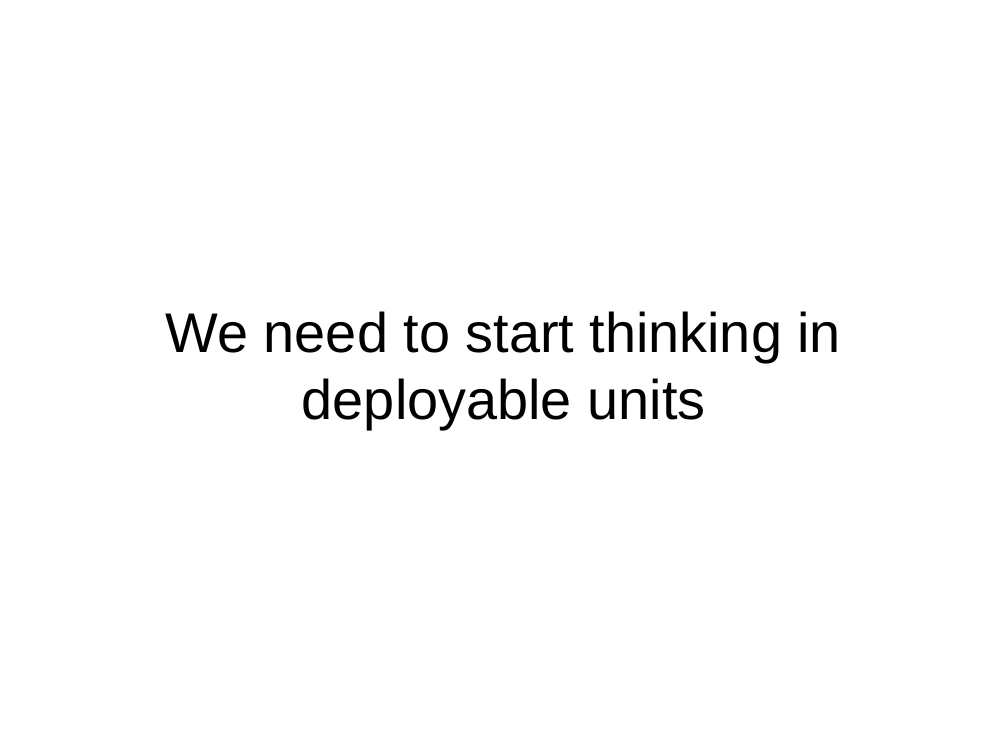
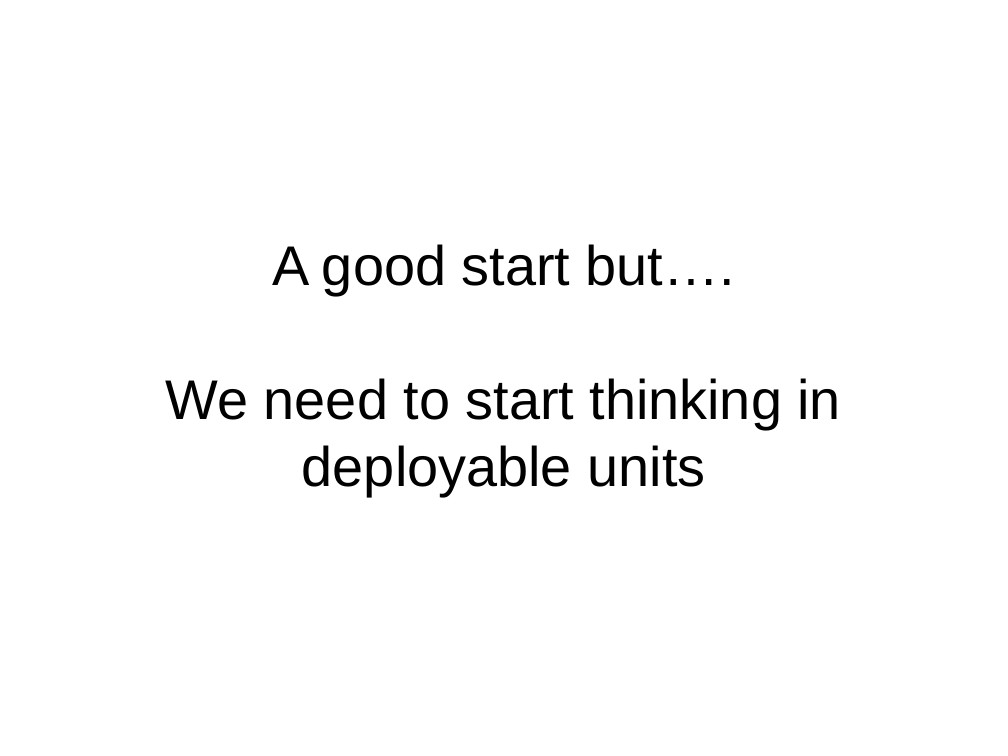
Before and after one commit to bobpaulin/whats-my-modularity, a slide deck: slide 24 of presentation/WhatsMyModularity.odp (slide 22 before the commit). Drawn at 1008x756 pixels with LibreOffice and Linux fonts; fonts in the diff are those of the drawing. Boxes give left, top, right and bottom in pixels: in the first picture for what was removed or moved away, otherwise in the second. Text is boxed around its words. In the diff, an @@ line names an element or a change of style, - is before the commit and + after.

```diff
--- a/presentation/WhatsMyModularity.odp
+++ b/presentation/WhatsMyModularity.odp
@@ title at (x1=166, y1=244, x2=841, y2=496): text changed @@
-We need to start thinking in deployable units
+A good start but….
+We need to start thinking in deployable units
```
Also in this commit, not shown: 19 other slides changed, 7 slides added, 3 slides removed.
